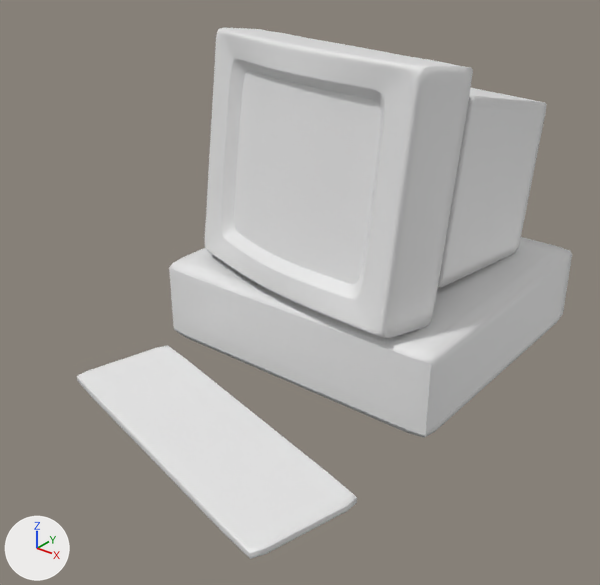
An edit to the Blender file Modellen/Scenery/pc5.blend, drawn before and after from the same camera.
Before and after are seen from a camera (50 mm lens) standing at (5.36, -9.04, 5.21) and looking at (0.06, -2.42, 1.11). Lighting does not change. The marker at lower left points along +X, +Y and +Z.

The first picture shows 'PC', 'PCcdkast', 'Scherm', 'Schermbeelscherm', 'Toetsenbord', 'Toetsenbordtoetsenbord'.
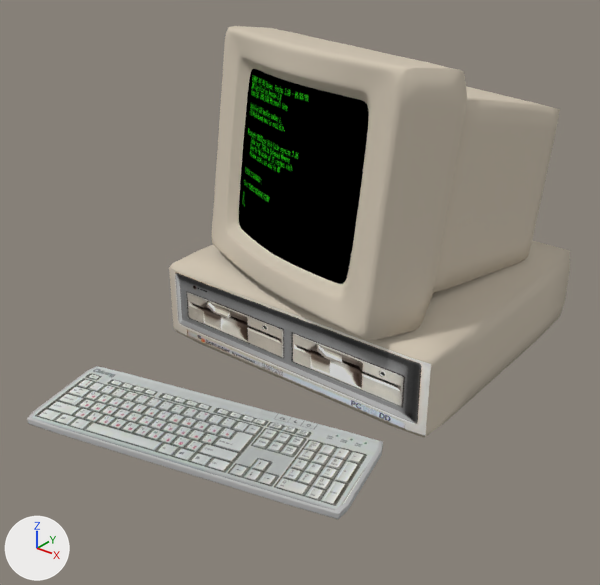
Where the newer file only moved an object's origin or applied its transform, the numbers keep the older frame.

What differs and where, as boxes (x1, y1, x2, y2) in the pictures (600 x 585 px; the box of a moved part takes in the faces that stretch with it):
'Scherm', reshaped, moved, turned
    before: (204, 28, 547, 338)
    after: (212, 26, 560, 340)
'Toetsenbordtoetsenbord', recoloured, reshaped, surface changed (white to grey, 27% wider, 29% shorter)
    before: (79, 346, 353, 548)
    after: (32, 367, 379, 510)
'Schermbeelscherm', recoloured, moved, turned (grey to black)
    before: (234, 70, 381, 284)
    after: (239, 69, 369, 284)
'PC', reshaped
    before: (169, 237, 572, 438)
    after: (169, 240, 570, 438)
'PCcdkast', recoloured
    both: (169, 268, 431, 436)
'Toetsenbord', recoloured, turned
    before: (77, 345, 357, 559)
    after: (27, 366, 383, 519)
part 1 of me_cube_004, moved or reshaped
    before: (79, 346, 353, 548)
    after: (32, 367, 379, 510)
part 3 of me_cube_002, deleted
    before: (169, 237, 572, 438)
part 4 of me_cube_001, cut back
    before: (204, 28, 547, 338)
    after: (230, 61, 370, 294)

The change in detail:
Picture 'pc case.jpg' (img_pc_case_jpg) is new.
Picture 'case.jpg' (img_case_jpg) is new.
Picture 'keyboard.jpg' (img_keyboard_jpg) is new.
Picture 'monitor pc1.jpg' (img_monitor_pc1_jpg) is new.
Picture 'case front.png' (img_case_front_png) is new.
Material 'pc case' (mat_pc_case) is new.
Its texture is img_pc_case_jpg.
Material 'case' (mat_case) is new.
Its texture is img_case_jpg.
Material 'keyboard' (mat_keyboard) is new.
Its texture is img_keyboard_jpg.
Material 'Monitor pc1' (mat_monitor_pc1) is new.
Its texture is img_monitor_pc1_jpg.
Material 'case front' (mat_case_front) is new.
Its texture is img_case_front_png.
me_cube_006 has 255 vertices, 224 faces and spans x -1.78..1.78, y 0.0..0.02, z -0.44..0.44.
me_cube_006 no longer uses material mat_material_003 (white #e7e7e7).
me_cube_006 now uses material mat_case_front (picture img_case_front_png).
me_cube_005 has 1105 vertices, 1024 faces and spans x -1.11..1.11, y -0.05..0.11, z -0.96..0.96.
me_cube_005 no longer uses material mat_material_004 (white #e7e7e7).
me_cube_005 now uses material mat_monitor_pc1 (picture img_monitor_pc1_jpg).
me_cube_004 is used by ob_toetsenbordtoetsenbord; location (0.0, -4.0, 0.09); rotation (0.0, 0.0, -0.248), in degrees (0, 0, -14); scale (1.85, 0.617, 0.0453).
me_cube_004 had 81 vertices, 64 faces and spanned x -0.98..0.98, y -0.98..0.98, z -0.04..0.0.
me_cube_004 no longer uses material mat_material_002 (white #e7e7e7).
me_cube_004 now has 81 vertices, 64 faces and spans x -0.99..0.99, y -2.2..2.2, z -0.04..0.0.
me_cube_004 part 1: the whole mesh is multiplied about its middle by the matrix ((-0.882, 0.157, 0.0), (-1.411, -0.882, 0.0), (0.0, 0.0, 1.0)).
me_cube_004 part 2: texture (UV) coordinates changed.
me_cube_004 now uses material mat_keyboard (picture img_keyboard_jpg).
me_cube_003 has 337 vertices, 320 faces and spans x -1.0..1.0, y -1.0..1.0, z -0.8..1.18.
me_cube_003 now uses material mat_case (picture img_case_jpg).
me_cube_002 is used by ob_pc; location (0.0, -0.66, 0.5); scale (1.06, 1.0, 1.0).
me_cube_002 had 1343 vertices, 1312 faces and spanned x -1.81..1.81, y -1.97..1.66, z -0.5..0.5.
me_cube_002 now has 141 vertices, 172 faces and spans x -1.81..1.81, y -1.97..1.66, z -0.5..0.5.
me_cube_002 part 3: 1202 vertices removed from x -1.81..1.81, y -1.97..1.66, z -0.5..0.5.
me_cube_002 now uses material mat_pc_case (picture img_pc_case_jpg).
me_cube_001 is used by ob_scherm; location (0.12, -0.95, 2.21); rotation (-0.127, 0.0, -0.176), in degrees (-7.3, 0, -10).
me_cube_001 had 10674 vertices, 10624 faces and spanned x -1.57..1.57, y -1.57..1.76, z -1.3..1.41.
me_cube_001 now has 2876 vertices, 3170 faces and spans x -1.57..1.57, y -1.57..1.76, z -1.3..1.41.
me_cube_001 part 4: 38 vertices moved within x -1.21..1.21, y -1.5..-1.31, z -0.99..1.09; 7798 vertices removed from x -1.57..1.57, y -1.57..1.76, z -1.3..1.41.
me_cube_001 now uses material mat_pc_case (picture img_pc_case_jpg).
Object 'Schermbeelscherm' (ob_schermbeelscherm) moves from (-0.12, -2.32, 2.44) to (-0.19, -2.3, 2.44).
Object 'Schermbeelscherm' (ob_schermbeelscherm) turns from (-7.3, 0, -10) to (-7.3, 0, -16) degrees about x, y and z.
Object 'Toetsenbord' (ob_toetsenbord) turns from (0, 0, -14) to (0, 0, 14) degrees about x, y and z.
Object 'Scherm' (ob_scherm) moves from (0.12, -0.95, 2.21) to (0.19, -0.97, 2.21).
Object 'Scherm' (ob_scherm) turns from (-7.3, 0, -10) to (-7.3, 0, -16) degrees about x, y and z.
